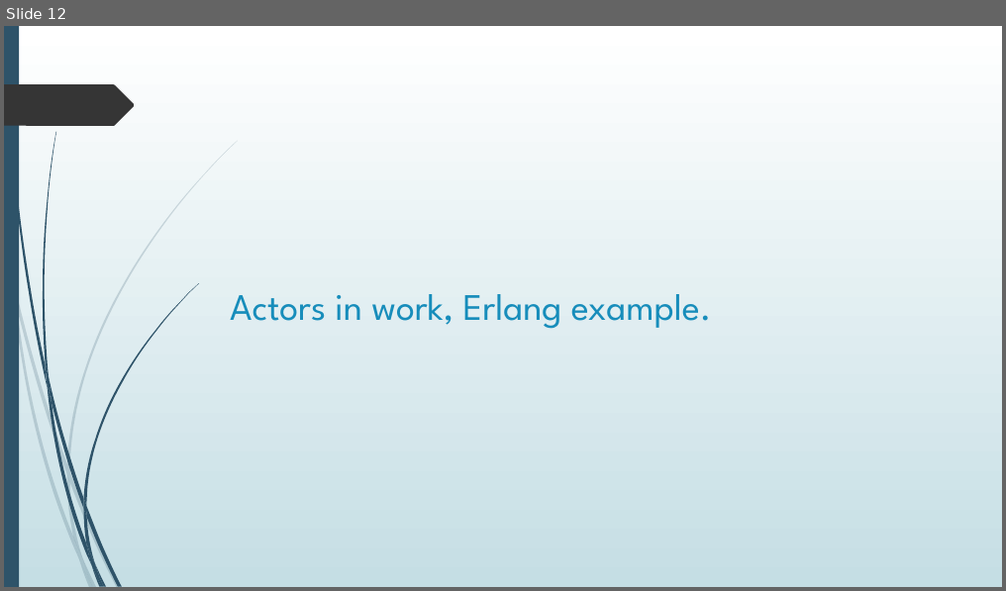
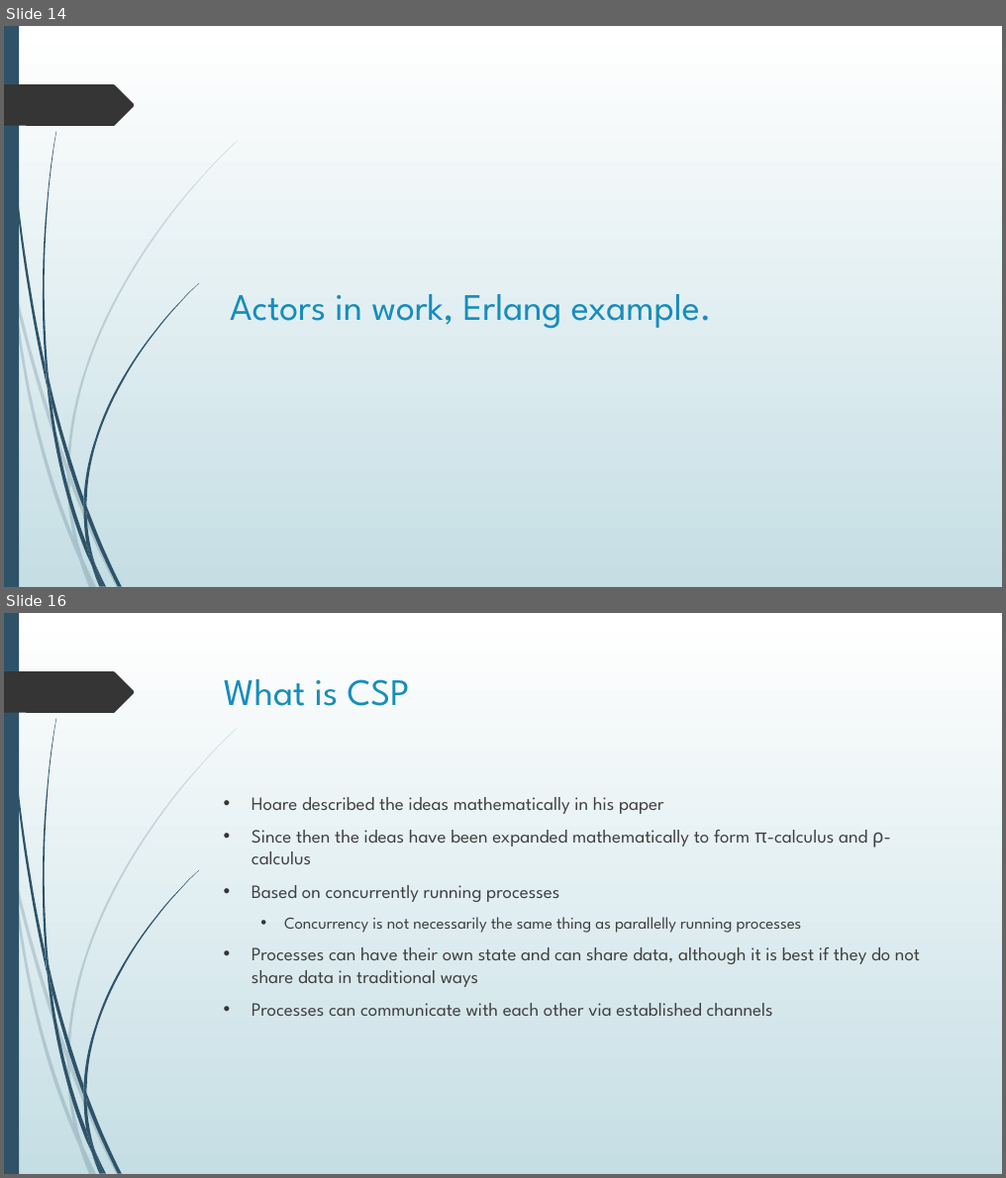
Before and after one commit to bhattacharjee/producer-consumer, a slide deck: Presentation1.pptx. Shown one above the other, each under a label of ours: slide 12 before the commit, slides 14 and 16 after it; the slides between them are not shown. The pictures are 1006x591 and 1006x1178 pixels, drawn with LibreOffice and Linux fonts; fonts in the diff are those of the drawing. Boxes give left, top, right and bottom in pixels: in the first picture for what was removed or moved away, otherwise in the second. Text is boxed around its words. In the diff, an @@ line names an element or a change of style, - is before the commit and + after.

```diff
--- a/Presentation1.pptx
+++ b/Presentation1.pptx
@@ slide 16 added at (x1=4, y1=613, x2=1002, y2=1174), background gradient #FFFFFF to #C5DEE5; not listed: 24 template elements that a slide beside it also shows @@
@@ title added at (x1=224, y1=679, x2=410, y2=706), 36 pt, text #178DBB @@
+What is CSP
@@ text added at (x1=252, y1=797, x2=920, y2=1016), 18 pt, text #404040 @@
+• Hoare described the ideas mathematically in his paper
+• Since then the ideas have been expanded mathematically to form π-calculus and ρ-calculus
+• Based on concurrently running processes
+  • Concurrency is not necessarily the same thing as parallelly running processes
+• Processes can have their own state and can share data, although it is best if they do not share data in traditional ways
+• Processes can communicate with each other via established channels
@@ what was slide 12 is now slide 14 @@
```
Also in this commit, not shown: 1 slide changed, 5 other slides added.
